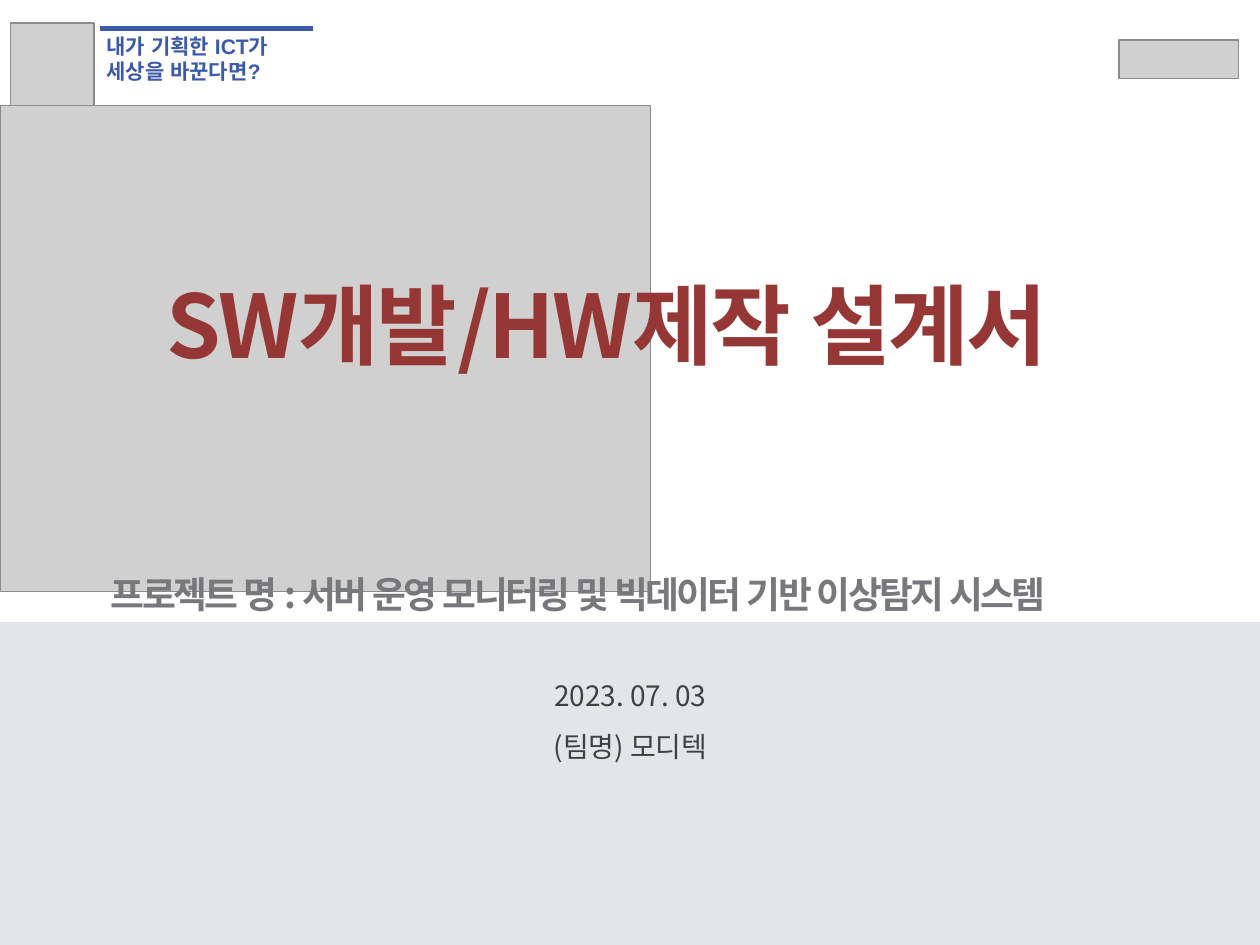
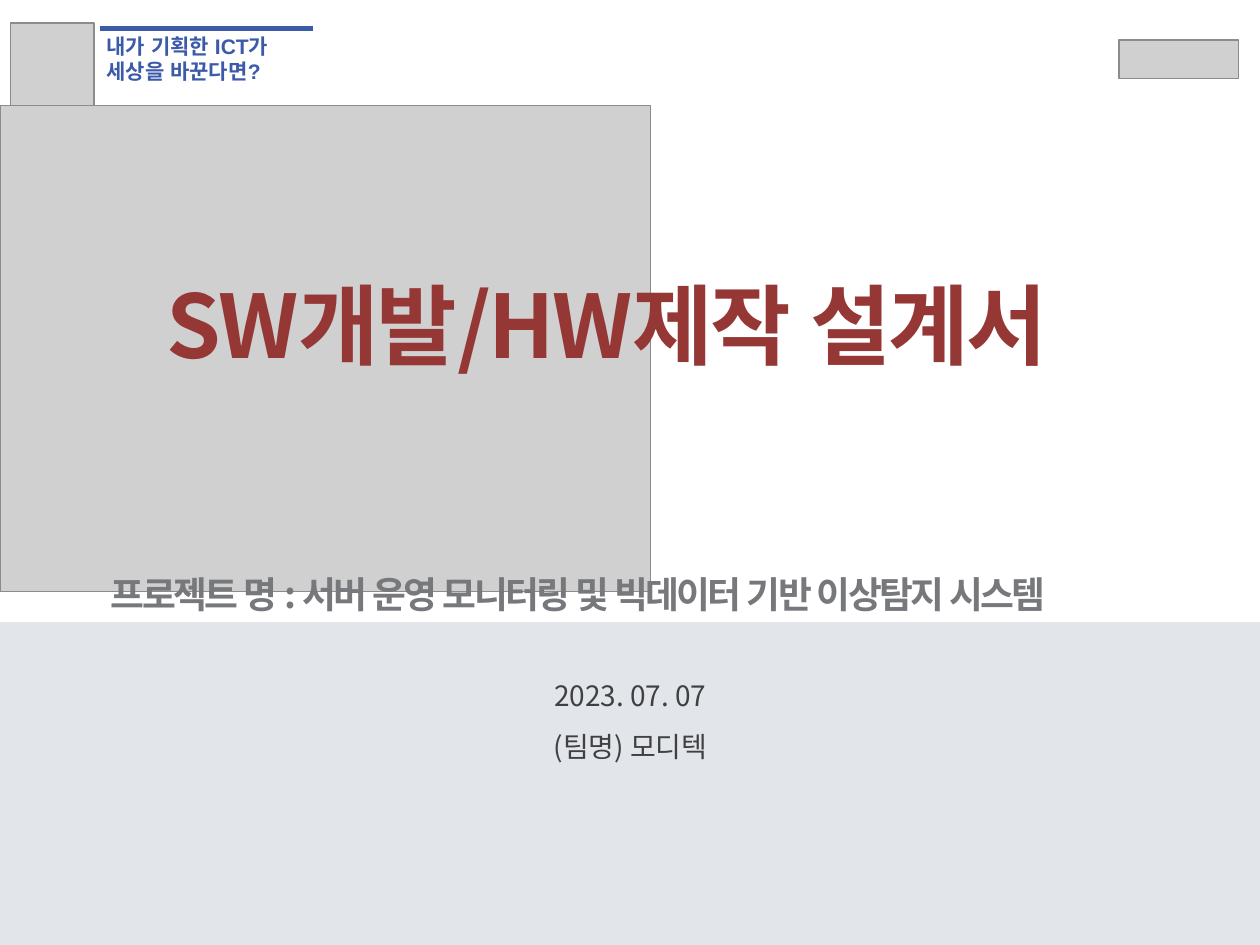
Before and after one commit to HwangYooHyun1/2023_Hanium_prj, a slide deck: slide 1 of 02_문서/02_중간보고서/2023_SW개발_HW제작설계서_일반_최종본.pptx. Drawn at 1260x945 pixels with LibreOffice and Linux fonts; fonts in the diff are those of the drawing; grey boxes stand for pictures. Boxes give left, top, right and bottom in pixels: in the first picture for what was removed or moved away, otherwise in the second. Text is boxed around its words. In the diff, an @@ line names an element or a change of style, - is before the commit and + after.

```diff
--- a/02_문서/02_중간보고서/2023_SW개발_HW제작설계서_일반_최종본.pptx
+++ b/02_문서/02_중간보고서/2023_SW개발_HW제작설계서_일반_최종본.pptx
@@ text at [554, 685, 706, 707]: text changed @@
-2023. 07. 03
+2023. 07. 07
```
Also in this commit, not shown: 1 other file.
